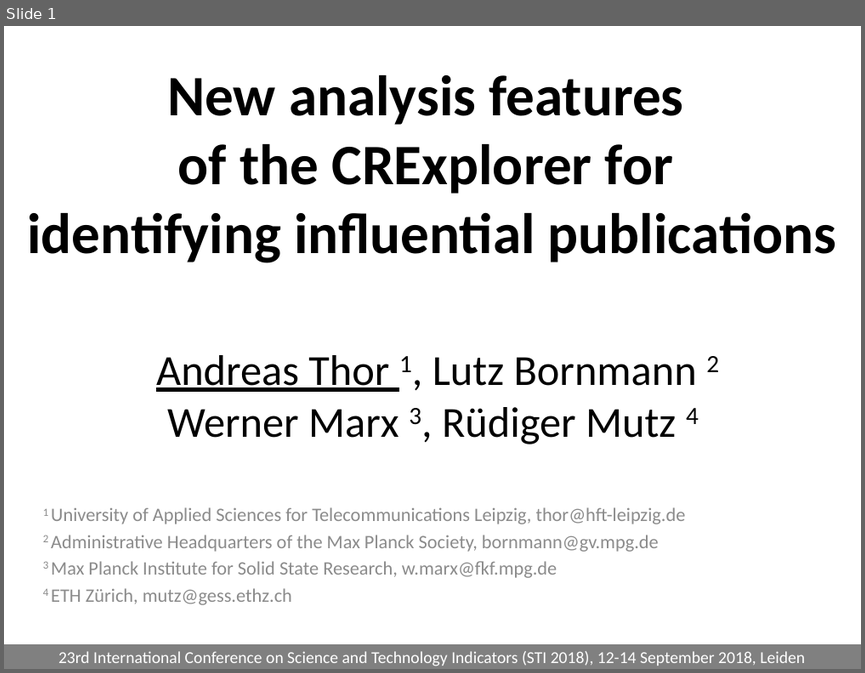
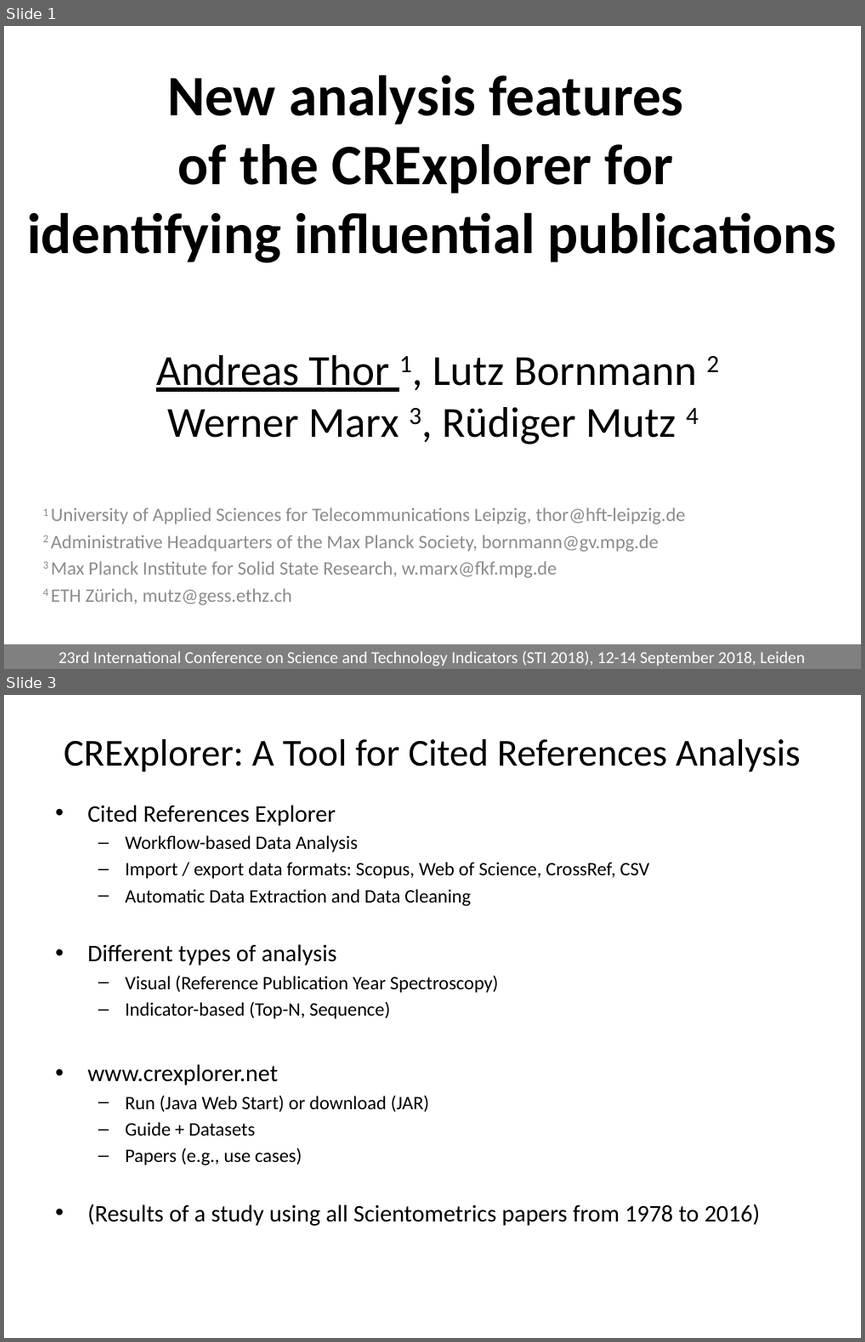
Before and after one commit to andreas-thor/cre, a slide deck: docs/slides/cre_overview.pptx. Shown one above the other, each under a label of ours: slide 1 before the commit, slides 1 and 3 after it; the slides between them are not shown. The pictures are 865x673 and 865x1342 pixels, drawn with LibreOffice and Linux fonts; fonts in the diff are those of the drawing. Boxes give left, top, right and bottom in pixels: in the first picture for what was removed or moved away, otherwise in the second. Text is boxed around its words. In the diff, an @@ line names an element or a change of style, - is before the commit and + after.

```diff
--- a/docs/slides/cre_overview.pptx
+++ b/docs/slides/cre_overview.pptx
@@ slide 3 added at (4,695,861,1338), background #FFFFFF @@
@@ title added at (64,739,800,772), 32 pt, text #000000 @@
+CRExplorer: A Tool for Cited References Analysis
@@ text added at (87,805,760,1225), 16 pt, text #000000 @@
+• Cited References Explorer
+  – Workflow-based Data Analysis
+  – Import / export data formats: Scopus, Web of Science, CrossRef, CSV
+  – Automatic Data Extraction and Data Cleaning
+• Different types of analysis
+  – Visual (Reference Publication Year Spectroscopy)
+  – Indicator-based (Top-N, Sequence)
+• www.crexplorer.net
+  – Run (Java Web Start) or download (JAR)
+  – Guide + Datasets
+  – Papers (e.g., use cases)
+• (Results of a study using all Scientometrics papers from 1978 to 2016)
```
Also in this commit, not shown: 8 slides changed, 1 other slide added, 3 slides removed.
